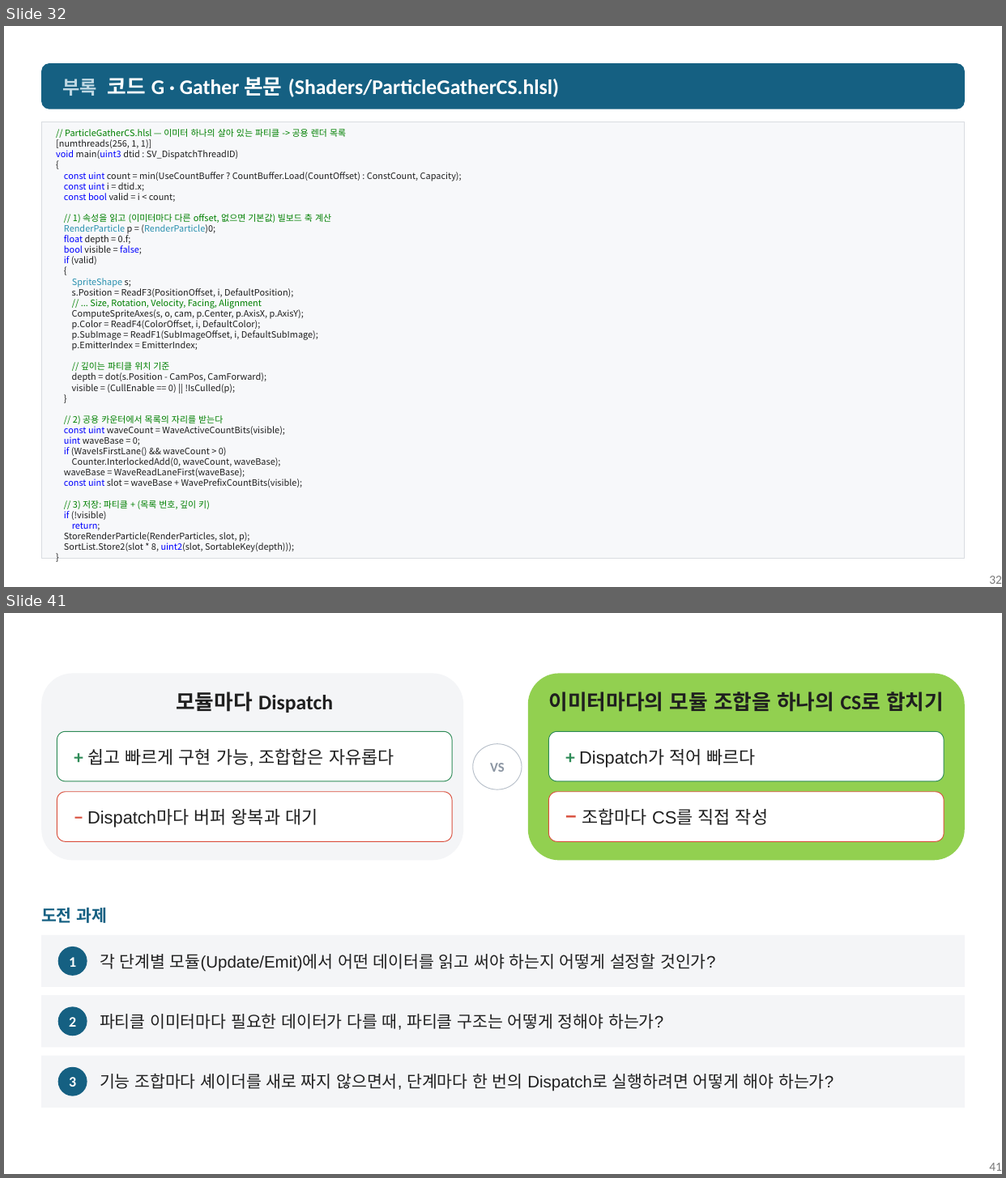
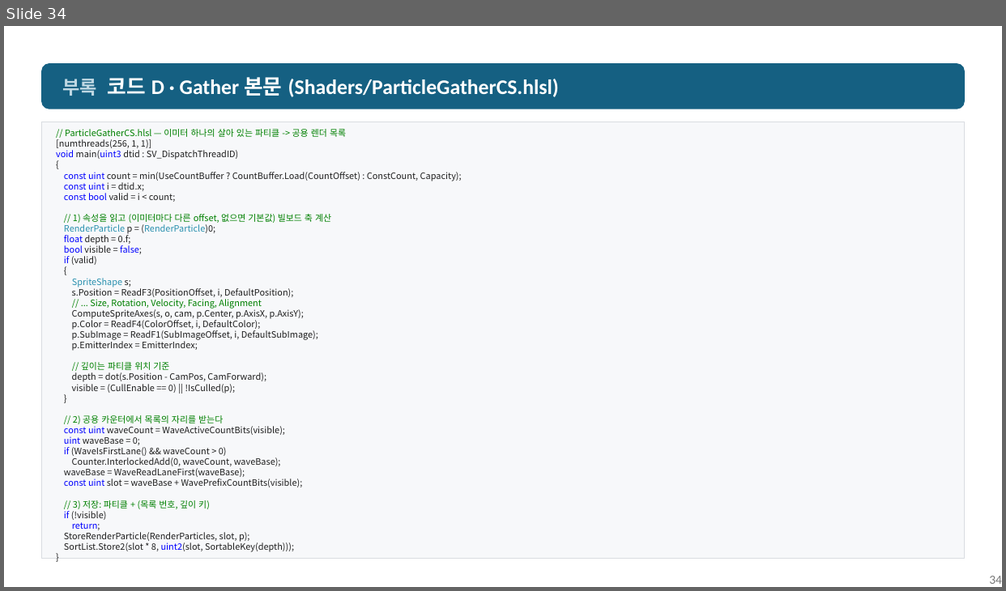
Before and after one commit to nyongking/My-GPUDrivenParticle, a slide deck: Presentation/5주차 발표.pptx. Shown one above the other, each under a label of ours: slides 32 and 41 before the commit, slide 34 after it; the slides between them are not shown. The pictures are 1006x1178 and 1006x591 pixels, drawn with LibreOffice and Linux fonts; fonts in the diff are those of the drawing. Boxes give left, top, right and bottom in pixels: in the first picture for what was removed or moved away, otherwise in the second. Text is boxed around its words. In the diff, an @@ line names an element or a change of style, - is before the commit and + after.

```diff
--- a/Presentation/5주차 발표.pptx
+++ b/Presentation/5주차 발표.pptx
@@ slide 41 removed at [4, 613, 1002, 1174], background #FFFFFF @@
@@ rounded rectangle removed at [41, 674, 463, 861] @@
@@ rounded rectangle removed at [528, 674, 965, 861] @@
@@ text removed at [176, 692, 333, 713] @@
-모듈마다 Dispatch
@@ text removed at [548, 692, 944, 712] @@
-이미터마다의 모듈 조합을 하나의 CS로 합치기
@@ rounded rectangle removed at [57, 731, 453, 781] @@
-+ 쉽고 빠르게 구현 가능, 조합합은 자유롭다
@@ rounded rectangle removed at [549, 731, 944, 781] @@
-+ Dispatch가 적어 빠르다
@@ ellipse removed at [473, 744, 522, 790] @@
-VS
@@ rounded rectangle removed at [57, 792, 453, 842] @@
-− Dispatch마다 버퍼 왕복과 대기
@@ rounded rectangle removed at [549, 792, 944, 842] @@
-− 조합마다 CS를 직접 작성
@@ text removed at [41, 907, 108, 923] @@
-도전 과제
@@ rectangle removed at [41, 935, 965, 987] @@
@@ ellipse removed at [58, 947, 87, 976] @@
-1
@@ text removed at [100, 954, 715, 972] @@
-각 단계별 모듈(Update/Emit)에서 어떤 데이터를 읽고 써야 하는지 어떻게 설정할 것인가?
@@ rectangle removed at [41, 995, 965, 1047] @@
@@ ellipse removed at [58, 1007, 87, 1036] @@
-2
@@ text removed at [100, 1014, 663, 1030] @@
-파티클 이미터마다 필요한 데이터가 다를 때, 파티클 구조는 어떻게 정해야 하는가?
@@ rectangle removed at [41, 1056, 965, 1108] @@
@@ ellipse removed at [58, 1067, 87, 1097] @@
-3
@@ text removed at [100, 1074, 833, 1092] @@
-기능 조합마다 셰이더를 새로 짜지 않으면서, 단계마다 한 번의 Dispatch로 실행하려면 어떻게 해야 하는가?
@@ page number removed at [989, 1163, 1002, 1171] @@
-41
@@ what was slide 32 is now slide 34 @@
@@ slide 34 changed as well @@
@@ text in rounded rectangle at [62, 77, 559, 97]: text changed @@
-부록 코드 G · Gather 본문 (Shaders/ParticleGatherCS.hlsl)
+부록 코드 D · Gather 본문 (Shaders/ParticleGatherCS.hlsl)
@@ page number at [989, 576, 1002, 584]: text changed @@
-32
+34
```
Also in this commit, not shown: 6 other slides changed, 7 slides added, 17 other slides removed, 1 other file.
